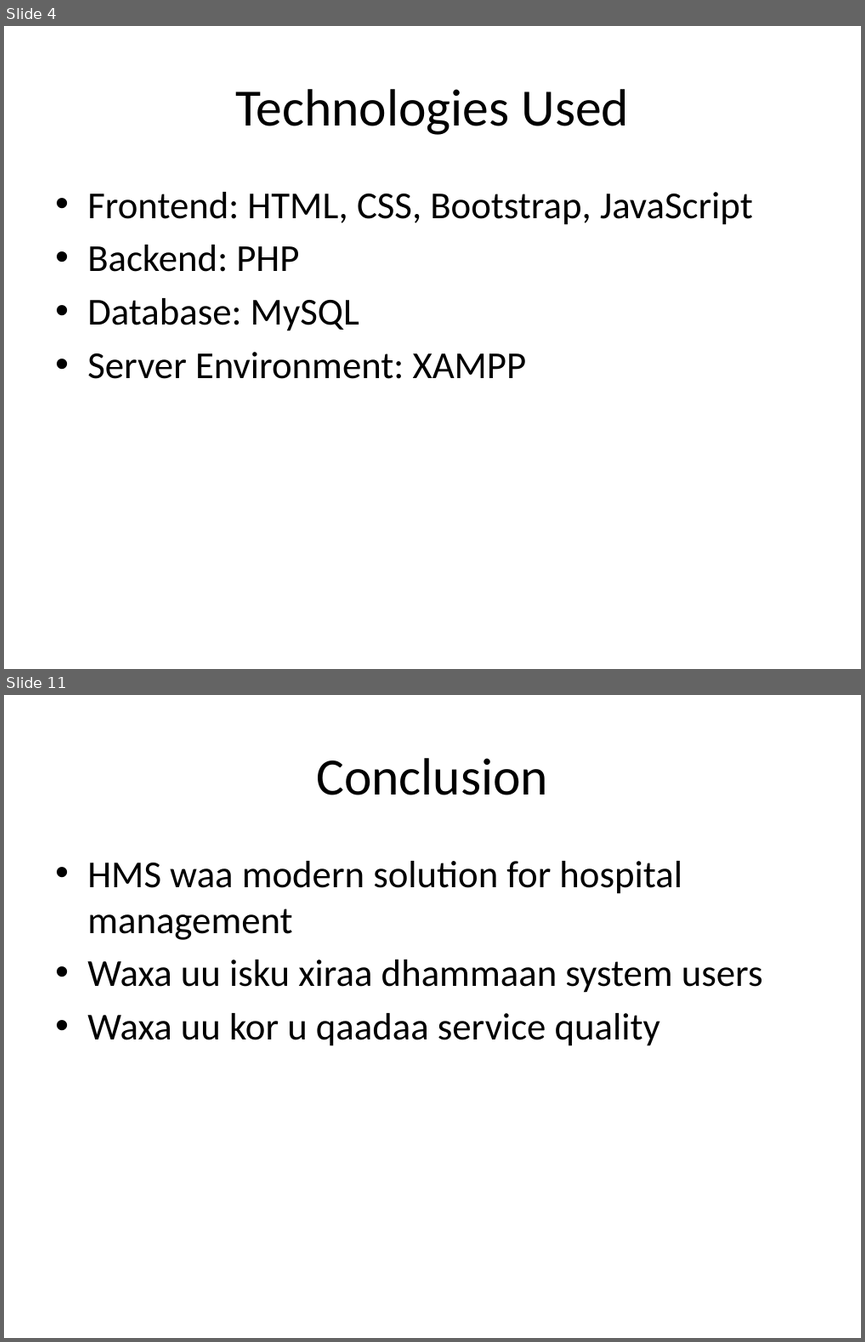
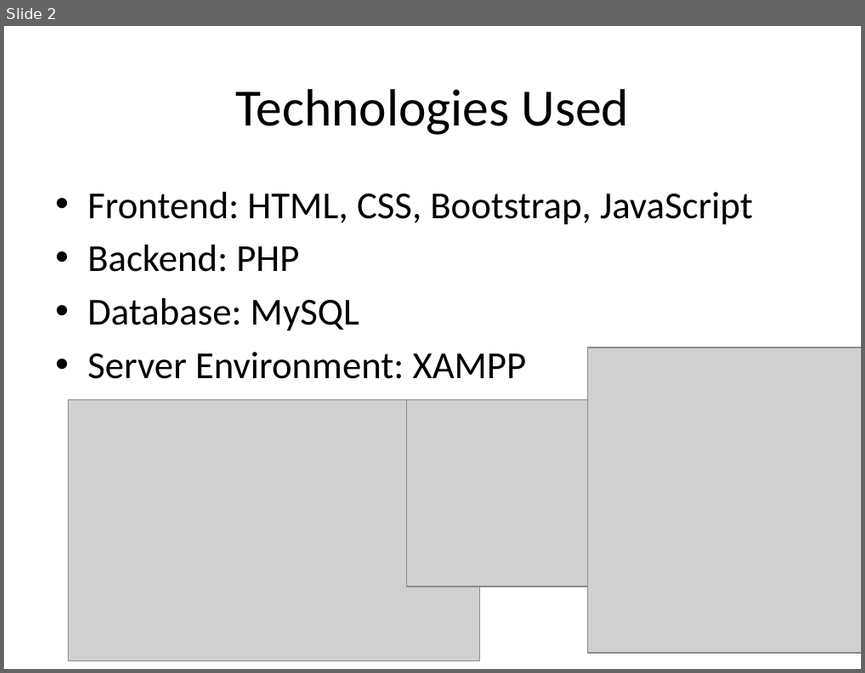
Before and after one commit to Eng-Aadam/Fududeeye-System, a slide deck: Fududeeye(PPT).pptx. Shown one above the other, each under a label of ours: slides 4 and 11 before the commit, slide 2 after it; the slides between them are not shown. The pictures are 865x1342 and 865x673 pixels, drawn with LibreOffice and Linux fonts; fonts in the diff are those of the drawing; grey boxes stand for pictures. Boxes give left, top, right and bottom in pixels: in the first picture for what was removed or moved away, otherwise in the second. Text is boxed around its words. In the diff, an @@ line names an element or a change of style, - is before the commit and + after.

```diff
--- a/Fududeeye(PPT).pptx
+++ b/Fududeeye(PPT).pptx
@@ slide 11 removed at (4, 695, 861, 1338), background #FFFFFF @@
@@ title removed at (316, 758, 548, 795) @@
-Conclusion
@@ text removed at (87, 861, 763, 1046) @@
-• HMS waa modern solution for hospital management
-• Waxa uu isku xiraa dhammaan system users
-• Waxa uu kor u qaadaa service quality
@@ what was slide 4 is now slide 2 @@
@@ slide 2 changed as well @@
@@ picture added at (587, 347, 861, 652) @@
@@ picture added at (69, 399, 479, 660) @@
@@ picture added at (407, 399, 739, 585) @@
```
Also in this commit, not shown: 1 other slide changed, 11 slides added, 8 other slides removed.
